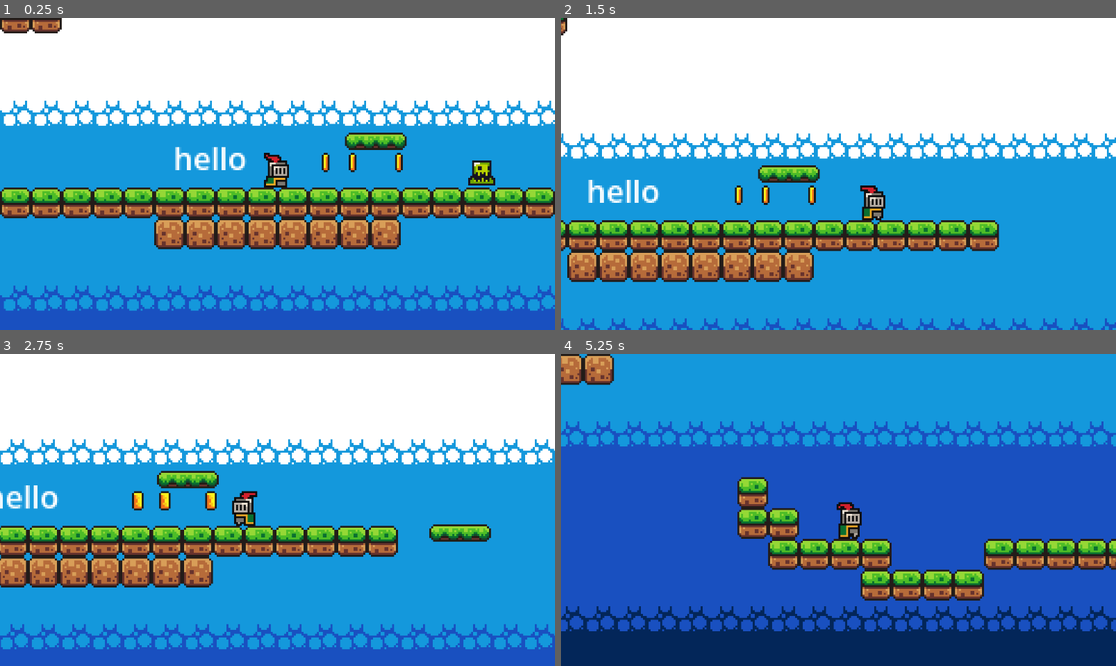
Above: before the commit, frames 1-4 (two rows, left to right).
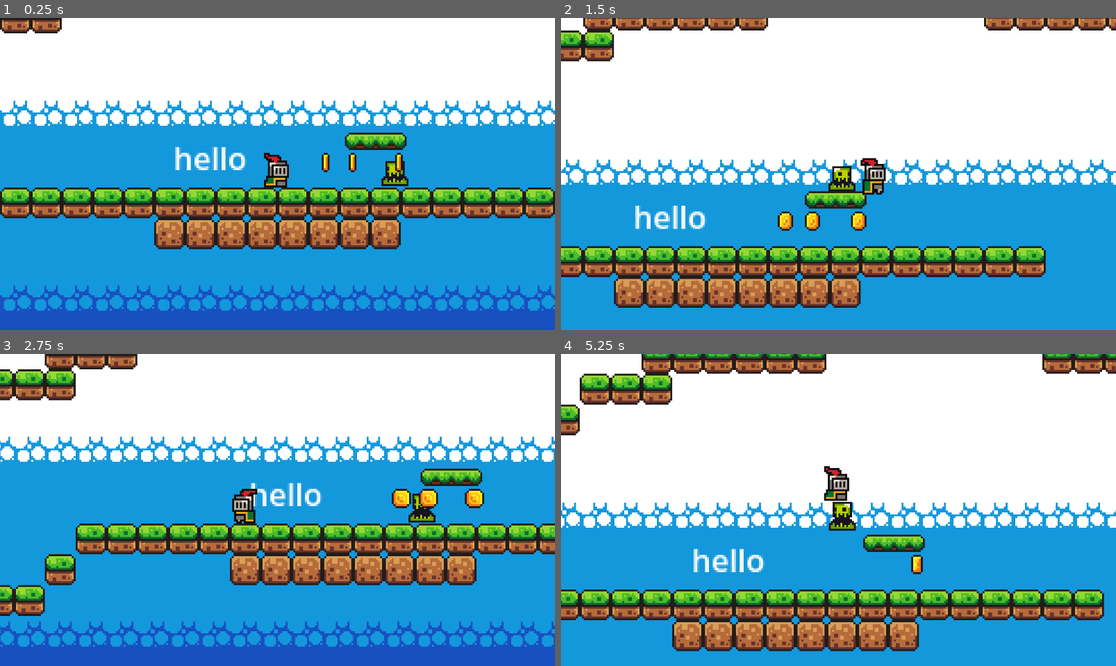
Above: after the commit, the same moments.

Repository: andrewfunston/GameOff2025-Waves
Game: Godot game, scene res://game.tscn
The game is run twice, just before and just after one commit, with the same random seed, the same clock (stepped at 60 frames per second) and the same inputs.
Inputs:
- Up to frame 1 (0.25 s): no input
- Up to frame 2 (1.5 s): tap Enter (ui_accept) at 0.5, 0.77 s; hold Right (ui_right) from 0.53 s (still down)
- Up to frame 3 (2.75 s): tap Enter (ui_accept) at 1.52 s; release Right (ui_right) at 2.03 s; hold Left (ui_left) from 2.03 s (still down)
- Up to frame 4 (5.25 s): release Left (ui_left) at 2.78 s; hold Right (ui_right) 2.78-4.28 s; tap Enter (ui_accept) at 3.02, 3.77, 4.52 s; hold Left (ui_left) 4.28-5.03 s; hold Right (ui_right) from 5.03 s (still down)

The runs differ from the first frame. In frame 1, 0.6% of the frame differs, in the area x 68-90%, y 45-54%; in frame 2, 35%; in frame 3, 31%; in frame 4, 100%, in the area x 0-100%, y 0-100%.

Commit message:
chase da man

Diff:
--- a/game-off-test-1/enemy.gd
+++ b/game-off-test-1/enemy.gd
@@ -5,10 +5,27 @@
 @onready var right_ray_cast_2d = $RightRayCast2D
 @onready var left_ray_cast_2d_2 = $LeftRayCast2D2
 @onready var animated_sprite_2d = $AnimatedSprite2D
+@onready var mPlayer = $"../Player"
 
-func _process(delta):
-	if right_ray_cast_2d.is_colliding() or left_ray_cast_2d_2.is_colliding() :
-		mDirection*=-1
-		animated_sprite_2d.flip_h = !animated_sprite_2d.flip_h
+func _physics_process(delta):
+	var dir  = (mPlayer.global_position - global_position)
+	if dir.length() < 1.0:
+		return  # already at/near target
+	elif dir.x > 0:
+		animated_sprite_2d.flip_h = false
+	else:
+		animated_sprite_2d.flip_h = true
 
-	position.x += mDirection * delta * 100.0
+	dir = dir.normalized()
+	global_position += dir * 80 * delta
+
+
+
+#func _process(delta):
+	#if right_ray_cast_2d.is_colliding() or left_ray_cast_2d_2.is_colliding() :
+		#mDirection*=-1
+		#animated_sprite_2d.flip_h = !animated_sprite_2d.flip_h
+
+	#position.x += mDirection * delta * 100.0
+
+	#look_at(mPlayer.global_position);
Not shown, added: game-off-test-1/export_presets.cfg
